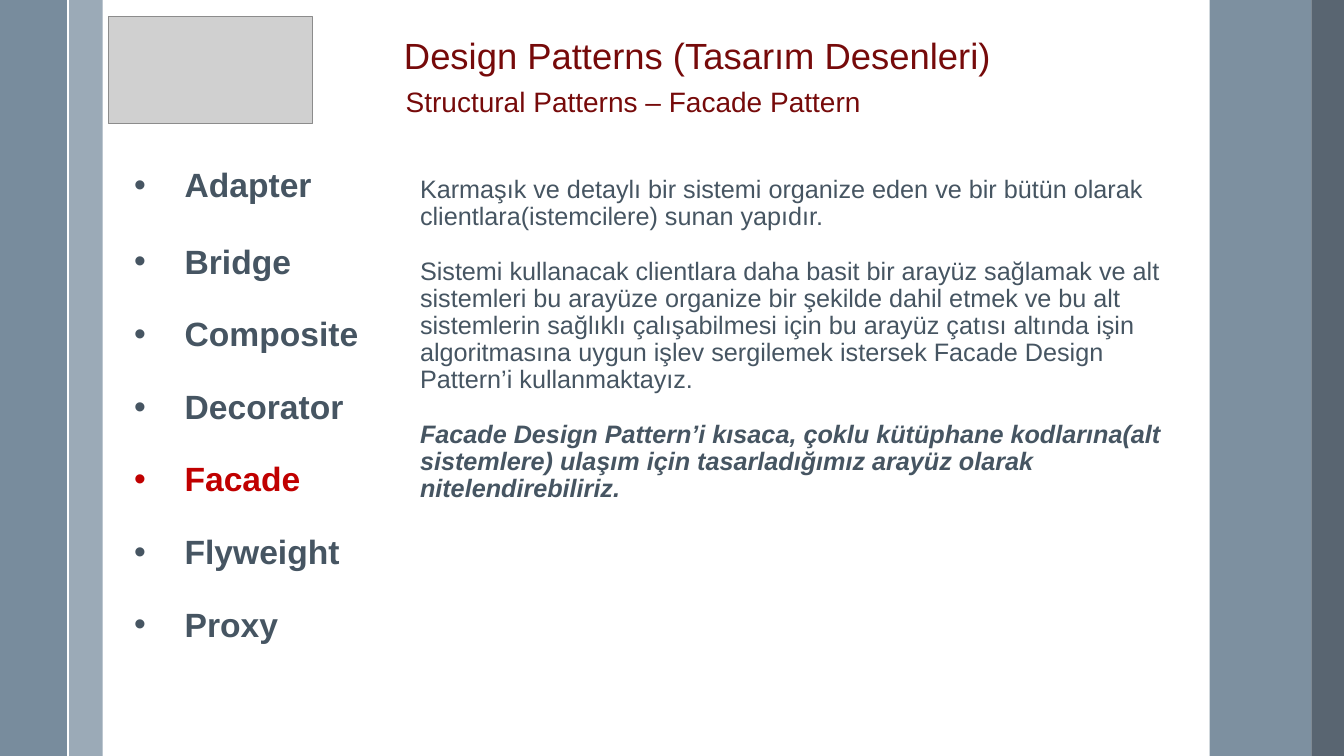
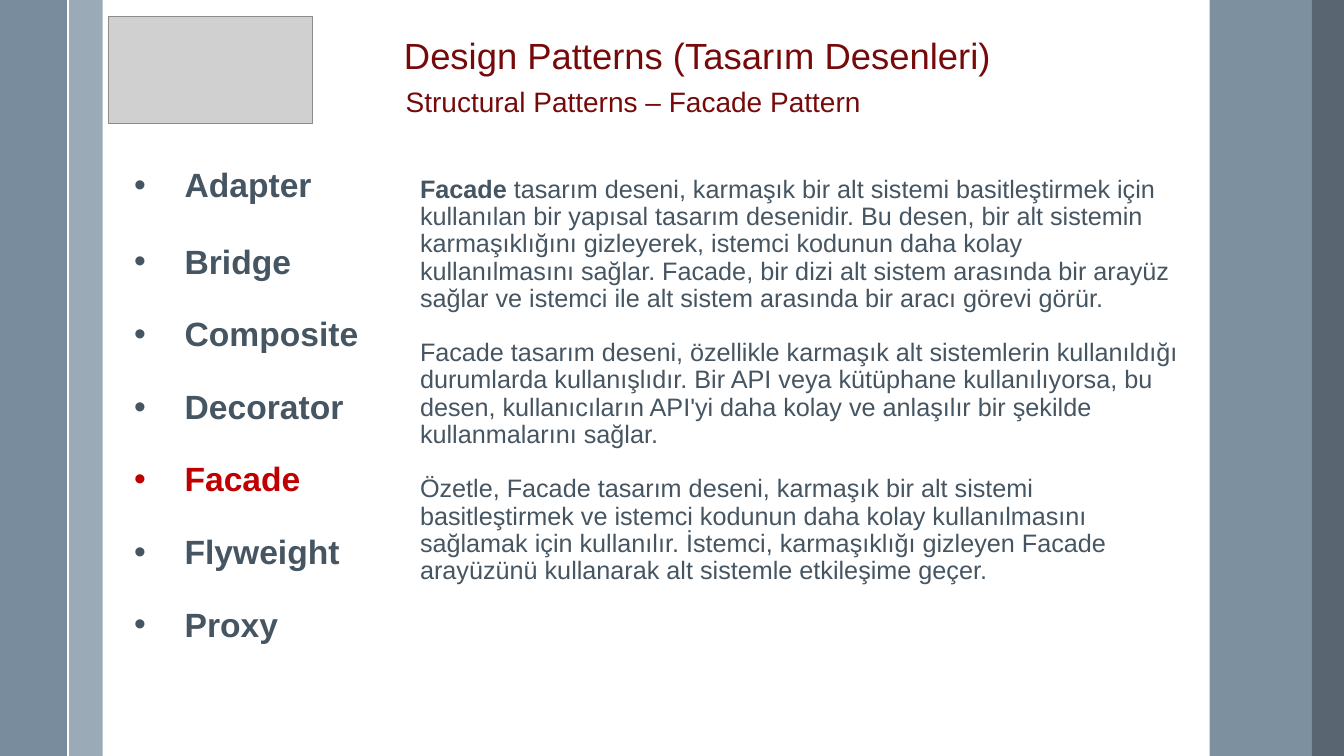
Before and after one commit to mremregok/DesignPattern, a slide deck: slide 77 of Design Pattern.pptx. Drawn at 1344x756 pixels with LibreOffice and Linux fonts; fonts in the diff are those of the drawing; grey boxes stand for pictures. Boxes give left, top, right and bottom in pixels: in the first picture for what was removed or moved away, otherwise in the second. Text is boxed around its words. In the diff, an @@ line names an element or a change of style, - is before the commit and + after.

Commit message:
Proxy, Facade ve Flyweight patternler düzenlendi.

```diff
--- a/Design Pattern.pptx
+++ b/Design Pattern.pptx
@@ text at bbox=[420, 179, 1177, 585]: text changed @@
-Karmaşık ve detaylı bir sistemi organize eden ve bir bütün olarak clientlara(istemcilere) sunan yapıdır.
-Sistemi kullanacak clientlara daha basit bir arayüz sağlamak ve alt sistemleri bu arayüze organize bir şekilde dahil etmek ve bu alt sistemlerin sağlıklı çalışabilmesi için bu arayüz çatısı altında işin algoritmasına uygun işlev sergilemek istersek Facade Design Pattern’i kullanmaktayız.
-Facade Design Pattern’i kısaca, çoklu kütüphane kodlarına(alt sistemlere) ulaşım için tasarladığımız arayüz olarak nitelendirebiliriz.
+Facade tasarım deseni, karmaşık bir alt sistemi basitleştirmek için kullanılan bir yapısal tasarım desenidir. Bu desen, bir alt sistemin karmaşıklığını gizleyerek, istemci kodunun daha kolay kullanılmasını sağlar. Facade, bir dizi alt sistem arasında bir arayüz sağlar ve istemci ile alt sistem arasında bir aracı görevi görür.
+Facade tasarım deseni, özellikle karmaşık alt sistemlerin kullanıldığı durumlarda kullanışlıdır. Bir API veya kütüphane kullanılıyorsa, bu desen, kullanıcıların API'yi daha kolay ve anlaşılır bir şekilde kullanmalarını sağlar.
+Özetle, Facade tasarım deseni, karmaşık bir alt sistemi basitleştirmek ve istemci kodunun daha kolay kullanılmasını sağlamak için kullanılır. İstemci, karmaşıklığı gizleyen Facade arayüzünü kullanarak alt sistemle etkileşime geçer.
```
Also in this commit, not shown: 4 other slides changed, 11 slides added, 59 other files.
